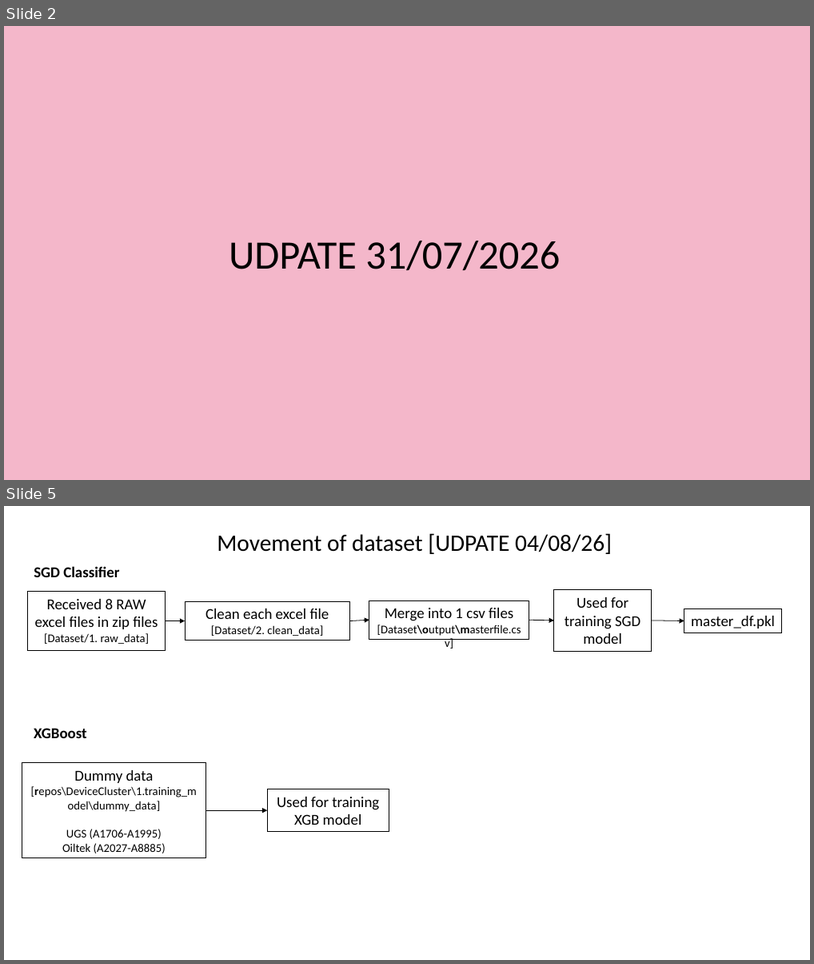
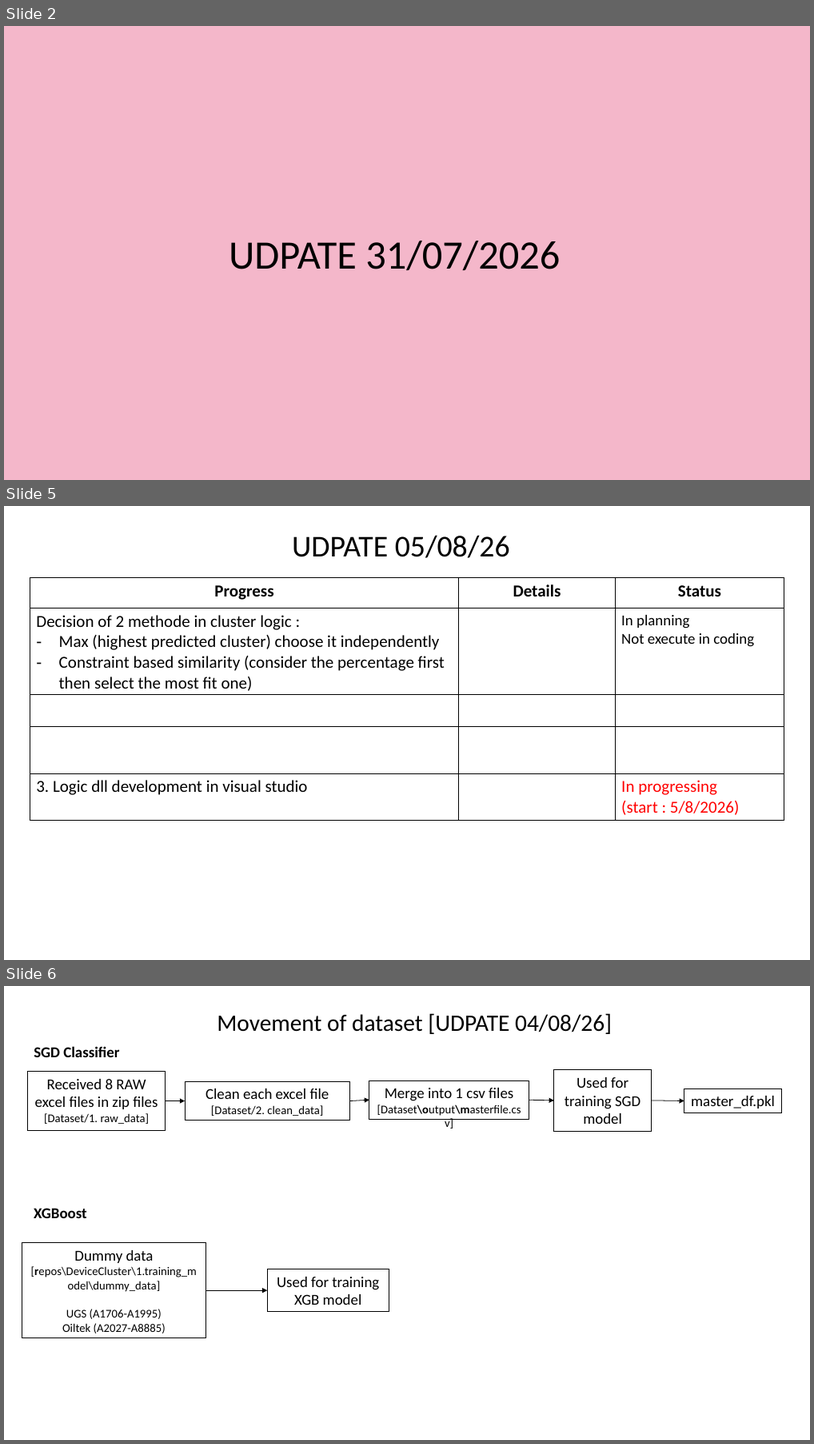
Before and after one commit to Syaziyah30/DeviceCluster, a slide deck: 1.training_model/supplementary/Device Identifier 20260717.pptx. Shown one above the other, each under a label of ours: slides 2 and 5 before the commit, slides 2, 5 and 6 after it; the slides between them are not shown. The pictures are 814x964 and 814x1444 pixels, drawn with LibreOffice and Linux fonts; fonts in the diff are those of the drawing. Boxes give left, top, right and bottom in pixels: in the first picture for what was removed or moved away, otherwise in the second. Text is boxed around its words. In the diff, an @@ line names an element or a change of style, - is before the commit and + after.

```diff
--- a/1.training_model/supplementary/Device Identifier 20260717.pptx
+++ b/1.training_model/supplementary/Device Identifier 20260717.pptx
@@ slide 5 added at [4, 506, 810, 960], background #FFFFFF @@
@@ text added at [292, 535, 510, 558], 36 pt, text #000000 @@
+UDPATE 05/08/26
@@ table added at [30, 577, 784, 820], 5 rows, 3 columns @@
+Progress | Details | Status
+Decision of 2 methode in cluster logic : / Max (highest predicted cluster) choose it independently / Constraint based similarity (consider the percentage first then select the most fit one) |  | In planning / Not execute in coding
+ |  | 
+ |  | 
+3. Logic dll development in visual studio |  | In progressing / (start : 5/8/2026)
@@ what was slide 5 is now slide 6 @@
```
Also in this commit, not shown: 2 slides changed, 1 other file.
